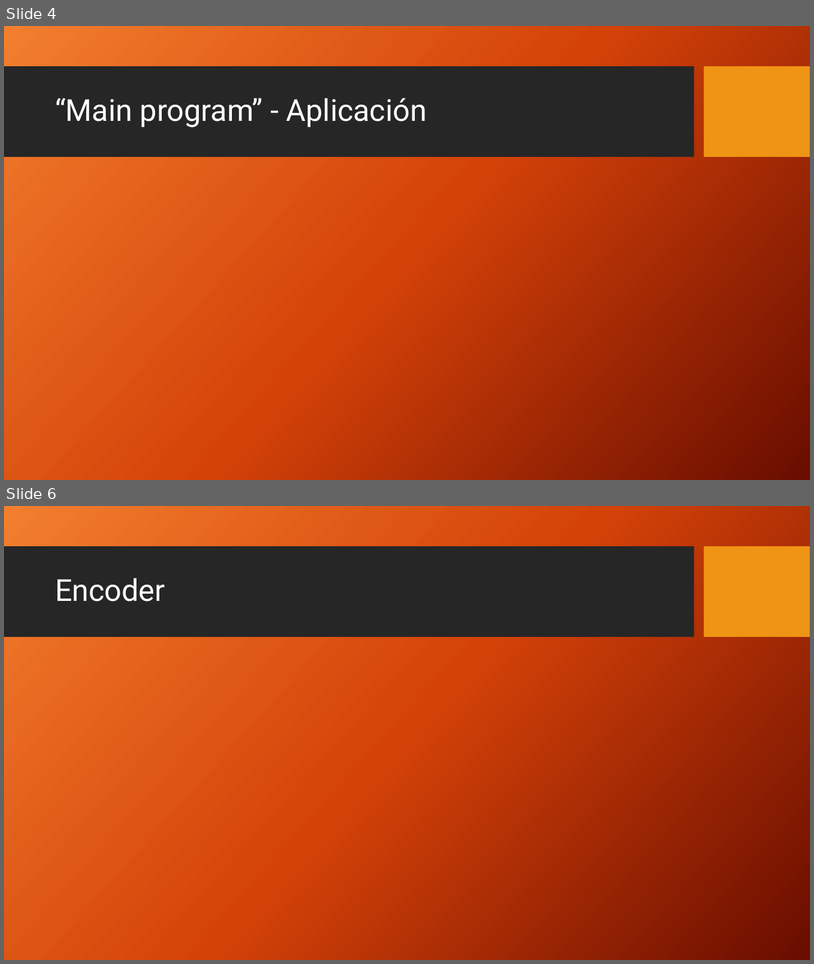
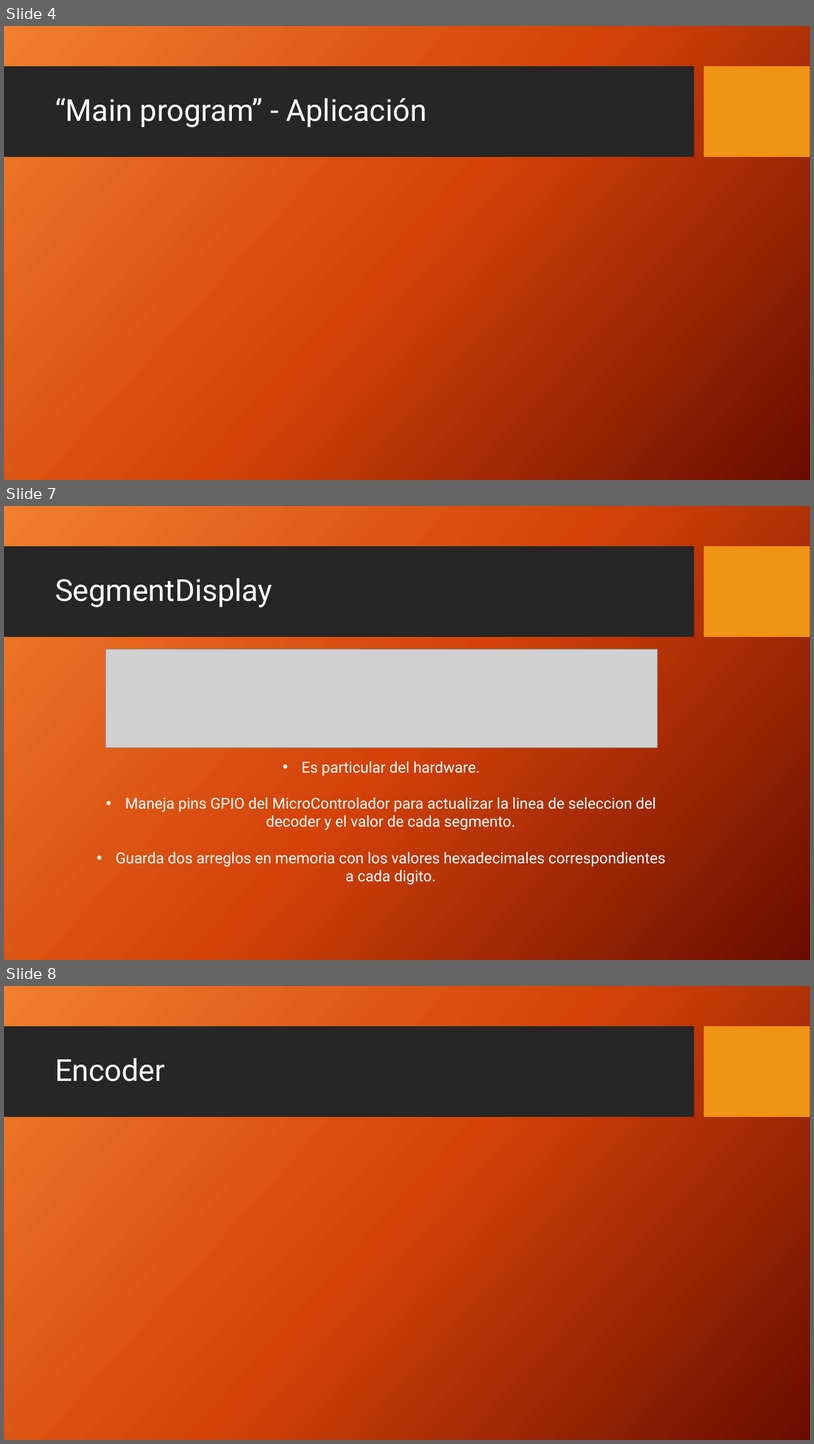
Before and after one commit to mlarroque/TP1-LABmicros, a slide deck: Control de Acceso.pptx. Shown one above the other, each under a label of ours: slides 4 and 6 before the commit, slides 4, 7 and 8 after it; the slides between them are not shown. The pictures are 814x964 and 814x1444 pixels, drawn with LibreOffice and Linux fonts; fonts in the diff are those of the drawing; grey boxes stand for pictures; background and template pictures are left out. Boxes give left, top, right and bottom in pixels: in the first picture for what was removed or moved away, otherwise in the second. Text is boxed around its words. In the diff, an @@ line names an element or a change of style, - is before the commit and + after.

```diff
--- a/Control de Acceso.pptx
+++ b/Control de Acceso.pptx
@@ slide 7 added at bbox=[4, 506, 810, 960], background picture (left out); not listed: 2 template elements that a slide beside it also shows @@
@@ title added at bbox=[55, 578, 273, 607], 36 pt, text #FFFFFF @@
+SegmentDisplay
@@ picture added at bbox=[105, 649, 657, 747] @@
@@ text added at bbox=[116, 761, 666, 885], 18 pt, text #FFFFFF @@
+• Es particular del hardware.
+• Maneja pins GPIO del MicroControlador para actualizar la linea de seleccion del decoder y el valor de cada segmento.
+• Guarda dos arreglos en memoria con los valores hexadecimales correspondientes a cada digito.
@@ what was slide 6 is now slide 8 @@
```
Also in this commit, not shown: 2 slides changed, 1 other slide added.
